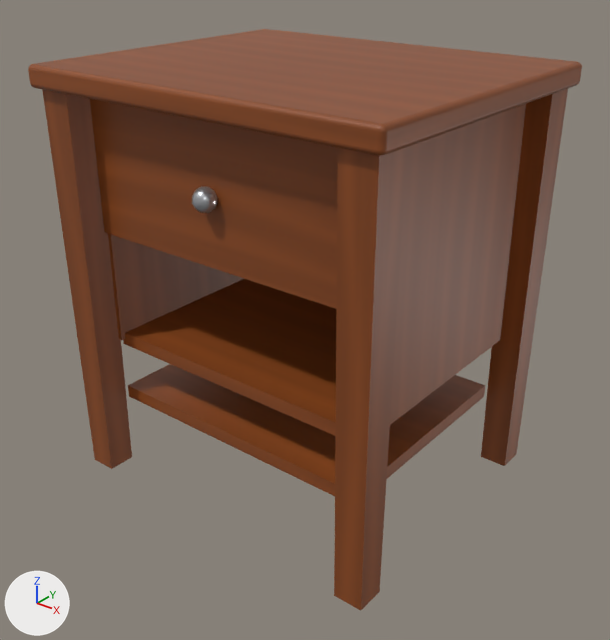
Renders of the glTF model catalogo/dormitorio/mesita-noche.glb from each side of a commit.
Before and after are seen from a 50 mm camera at (0.573, -0.72, 0.645) aimed at (0.011, -0.017, 0.209). Arrows for +X, +Y and +Z are at lower left; the lights stay in place. The picture after the commit comes second. Vertices at exactly the same position are counted once.

Names of what the first picture shows: 'mesita-noche'.
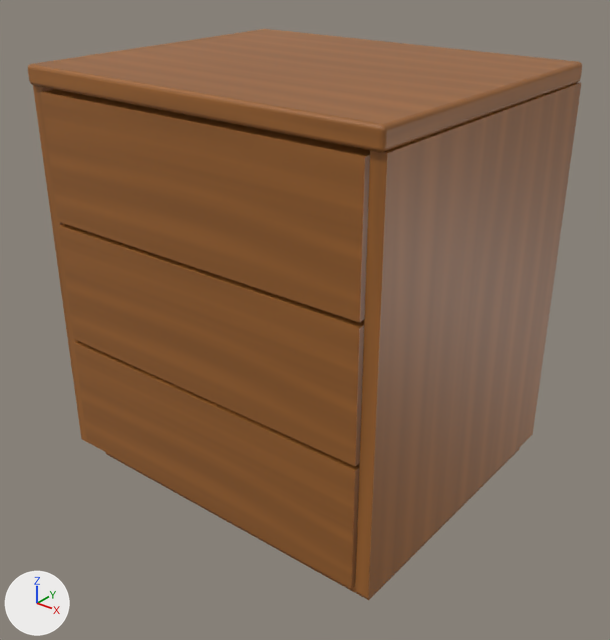
What differs and where, as boxes [x1, y1, x2, y2] in the pictures (610 x 640 px; the box of a moved part takes in the faces that stretch with it):
'mesita-noche', reshaped
    before: [28, 29, 582, 611]
    after: [28, 29, 582, 600]
part 1 of me_mesita_noche, added
    after: [106, 447, 520, 600]
part 2 of me_mesita_noche, added
    after: [33, 85, 87, 442]
part 3 of me_mesita_noche, added (brown)
    after: [355, 82, 581, 598]
part 4 of me_mesita_noche, added (brown)
    after: [74, 341, 360, 588]
part 5 of me_mesita_noche, added (brown)
    after: [59, 224, 364, 466]
part 6 of me_mesita_noche, added (brown)
    after: [41, 89, 370, 323]
part 7 of me_mesita_noche, deleted (brown)
    before: [90, 99, 526, 496]
part 8 of me_mesita_noche, moved or reshaped
    before: [28, 29, 582, 611]
    after: [28, 29, 582, 152]

The change, as a diff of the scene's bpy script:
```diff
--- a/catalogo/dormitorio/mesita-noche.glb.py
+++ b/catalogo/dormitorio/mesita-noche.glb.py
@@ mat_madera_miel @@
+mat_madera_miel = bpy.data.materials.new('madera-miel')
+# colours: brown #a86b31
+# uses the picture img_madera
@@ mat_junta_oscura @@
+mat_junta_oscura = principled_material('junta-oscura')
+mat_junta_oscura.base_color = (0.0658, 0.0303, 0.0104)  # brown #49311a
+mat_junta_oscura.roughness = 0.8
@@ me_mesita_noche @@
 # used by ob_mesita_noche; location = (0.0, 0.0, 0.0)
-me_mesita_noche.from_pydata(...)  # 318 vertices, 588 faces; spans x -0.225..0.225, y -0.19..0.19, z 0.0..0.5
-me_mesita_noche.materials.append(mat_madera_cerezo)
-me_mesita_noche.materials.append(mat_pomo)  # light grey #c6c9cd
+me_mesita_noche.from_pydata(...)  # 216 vertices, 396 faces; spans x -0.225..0.225, y -0.19..0.19, z 0.0..0.5
+# me_mesita_noche part 1: a new loose piece, a box spanning x -0.21..0.21, y -0.16..0.19, z 0.0..0.03, in mat_madera_miel
+# me_mesita_noche part 2: a new loose piece, a box spanning x -0.225..-0.209, y -0.184..0.19, z 0.03..0.478, in mat_madera_miel
+# me_mesita_noche part 3: a new loose piece, a box spanning x 0.209..0.225, y -0.184..0.19, z 0.03..0.478, in mat_madera_miel
+# me_mesita_noche part 4: a new loose piece, a box spanning x -0.207..0.207, y -0.188..-0.168, z 0.035..0.178, in mat_madera_miel
+# me_mesita_noche part 5: a new loose piece, a box spanning x -0.207..0.207, y -0.188..-0.168, z 0.183..0.325, in mat_madera_miel
+# me_mesita_noche part 6: a new loose piece, a box spanning x -0.207..0.207, y -0.188..-0.168, z 0.33..0.473, in mat_madera_miel
+# me_mesita_noche part 7: 7 loose pieces with 134 vertices, spanning x -0.187..0.187, y -0.172..0.152, z 0.092..0.475, are deleted
+# me_mesita_noche part 8: 172 vertices removed from x -0.225..0.225, y -0.19..0.19, z 0.0..0.5; 140 vertices added at x -0.225..0.225, y -0.19..0.19, z 0.478..0.5
+# other edits to the shape of me_mesita_noche do not show in these pictures
+me_mesita_noche.materials.append(mat_madera_miel)
+me_mesita_noche.materials.append(mat_junta_oscura)  # brown #49311a
```
